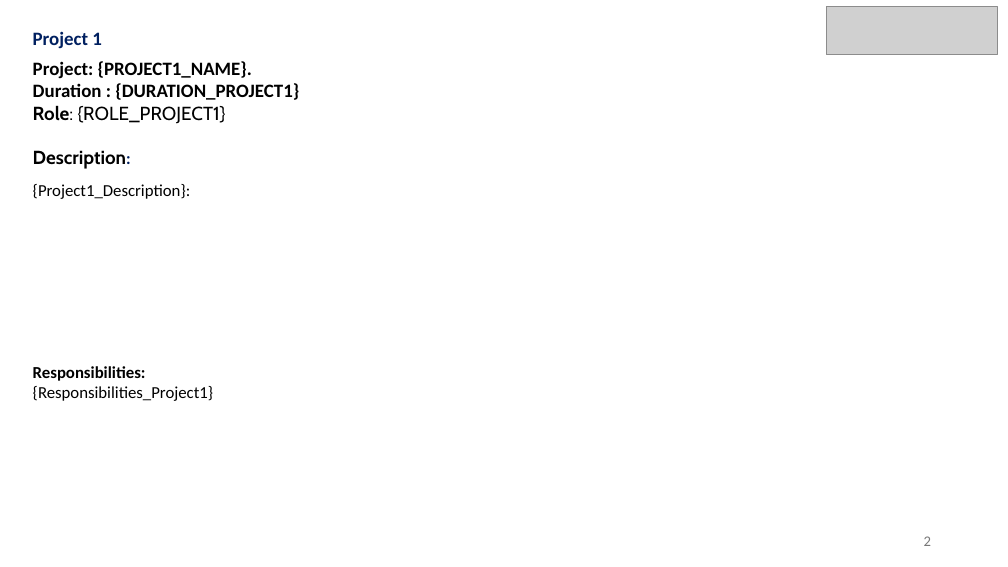
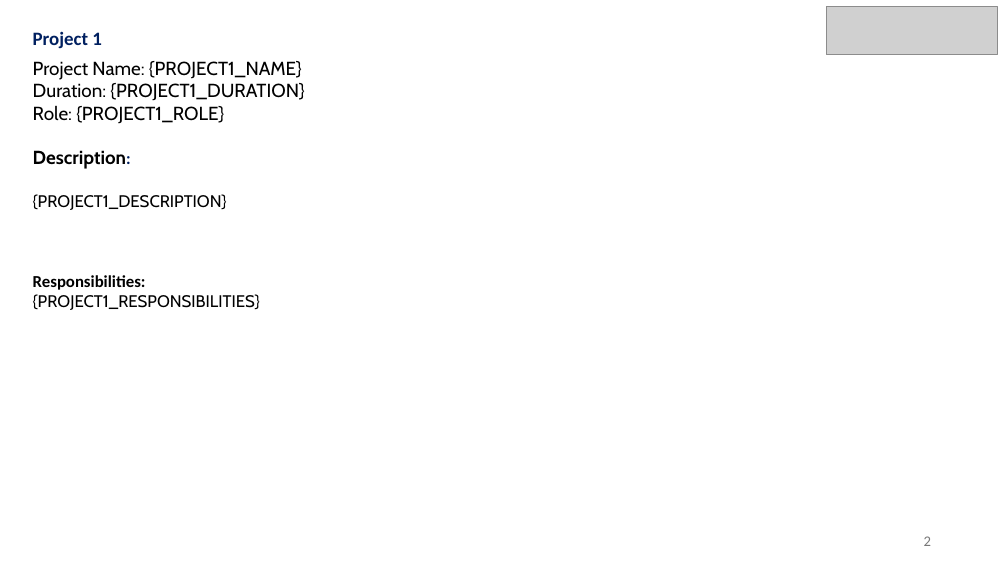
Before and after one commit to mehalisamanta/NexTA, a slide deck: slide 2 of templates/sample_ppt_template.pptx. Drawn at 1008x567 pixels with LibreOffice and Linux fonts; fonts in the diff are those of the drawing; grey boxes stand for pictures. Boxes give left, top, right and bottom in pixels: in the first picture for what was removed or moved away, otherwise in the second. Text is boxed around its words. In the diff, an @@ line names an element or a change of style, - is before the commit and + after.

Commit message:
integrate PPT changes - new template, structured key_projects

```diff
--- a/templates/sample_ppt_template.pptx
+++ b/templates/sample_ppt_template.pptx
@@ text at bbox=[33, 61, 304, 123]: text changed; font Calibri to Cabin; bold off @@
-Project: {PROJECT1_NAME}.
-Duration : {DURATION_PROJECT1}
-Role: {ROLE_PROJECT1}
+Project Name: {PROJECT1_NAME}
+Duration: {PROJECT1_DURATION}
+Role: {PROJECT1_ROLE}
@@ text "{PROJECT1_DESCRIPTION}": place and size @@
-text "{PROJECT1_DESCRIPTION}" at bbox=[33, 184, 213, 401]
+text "{PROJECT1_DESCRIPTION}" at bbox=[33, 194, 260, 310]
@@ text at bbox=[33, 194, 227, 210]: text changed; font Calibri to Cabin @@
-{Project1_Description}:
+{PROJECT1_DESCRIPTION}
@@ text at bbox=[33, 294, 260, 310]: text changed; font Calibri to Cabin @@
-{Responsibilities_Project1}
+{PROJECT1_RESPONSIBILITIES}
```
Also in this commit, not shown: 3 other slides changed, 3 other files.
